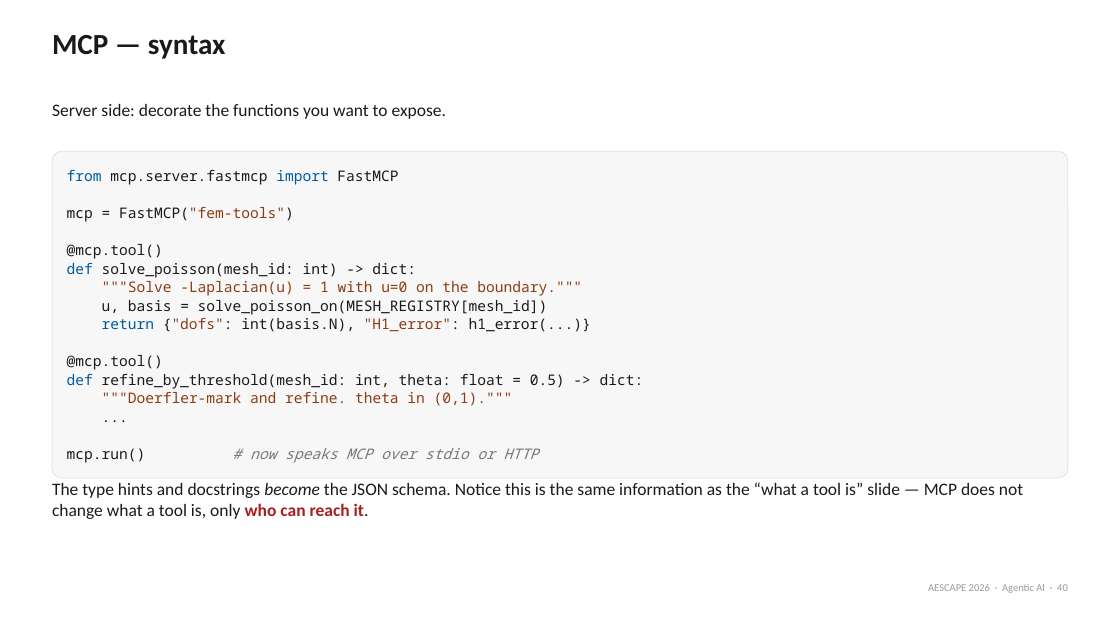
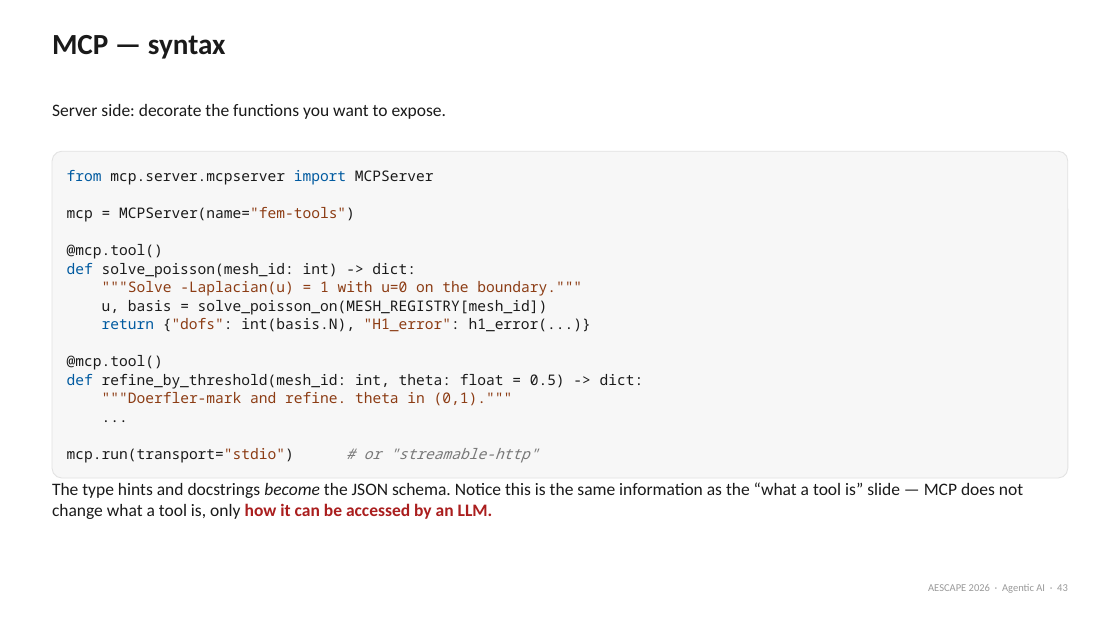
Before and after one commit to natrask/AESCAPE, a slide deck: slide 43 of slides/agentic_ai_intro.pptx (slide 40 before the commit). Drawn at 1120x630 pixels with LibreOffice and Linux fonts; fonts in the diff are those of the drawing. Boxes give left, top, right and bottom in pixels: in the first picture for what was removed or moved away, otherwise in the second. Text is boxed around its words. In the diff, an @@ line names an element or a change of style, - is before the commit and + after.

```diff
--- a/slides/agentic_ai_intro.pptx
+++ b/slides/agentic_ai_intro.pptx
@@ text in rounded rectangle at bbox=[67, 170, 434, 222]: text changed @@
-from mcp.server.fastmcp import FastMCP
-mcp = FastMCP("fem-tools")
+from mcp.server.mcpserver import MCPServer
+mcp = MCPServer(name="fem-tools")
@@ text in rounded rectangle at bbox=[67, 448, 539, 463]: text changed; italic off @@
-mcp.run() # now speaks MCP over stdio or HTTP
+mcp.run(transport="stdio") # or "streamable-http"
@@ text at bbox=[52, 482, 1023, 519]: text changed @@
-The type hints and docstrings become the JSON schema. Notice this is the same information as the “what a tool is” slide — MCP does not change what a tool is, only who can reach it.
+The type hints and docstrings become the JSON schema. Notice this is the same information as the “what a tool is” slide — MCP does not change what a tool is, only how it can be accessed by an LLM.
```
Also in this commit, not shown: 23 other slides changed, 10 slides added, 17 slides removed, 1 other file.
